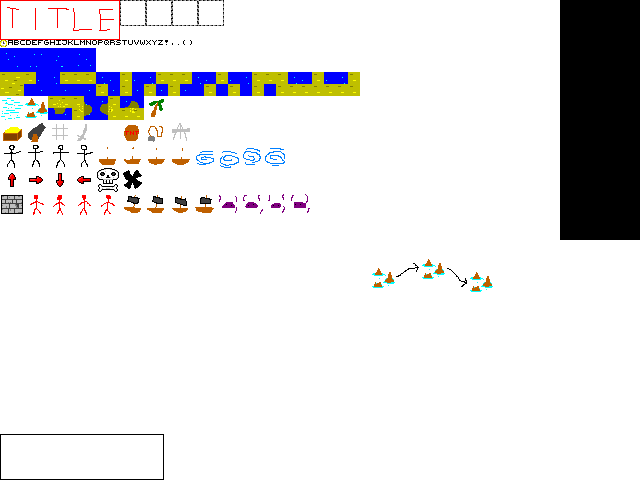
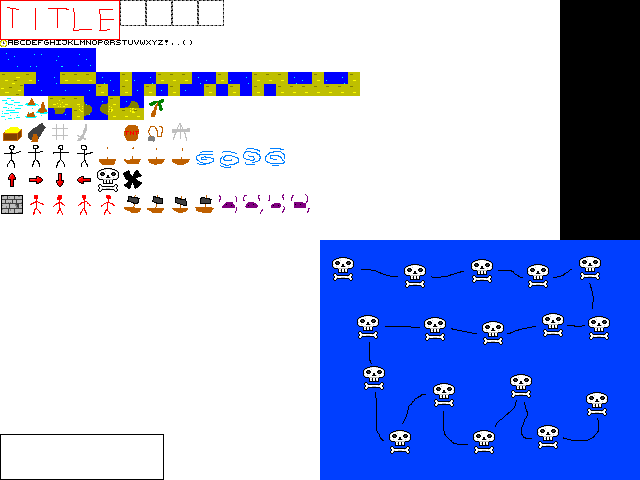
Two versions of the same layered image (640×480). Layer-by-layer changes:
painted on "content" over bbox(320, 240, 640, 480)
